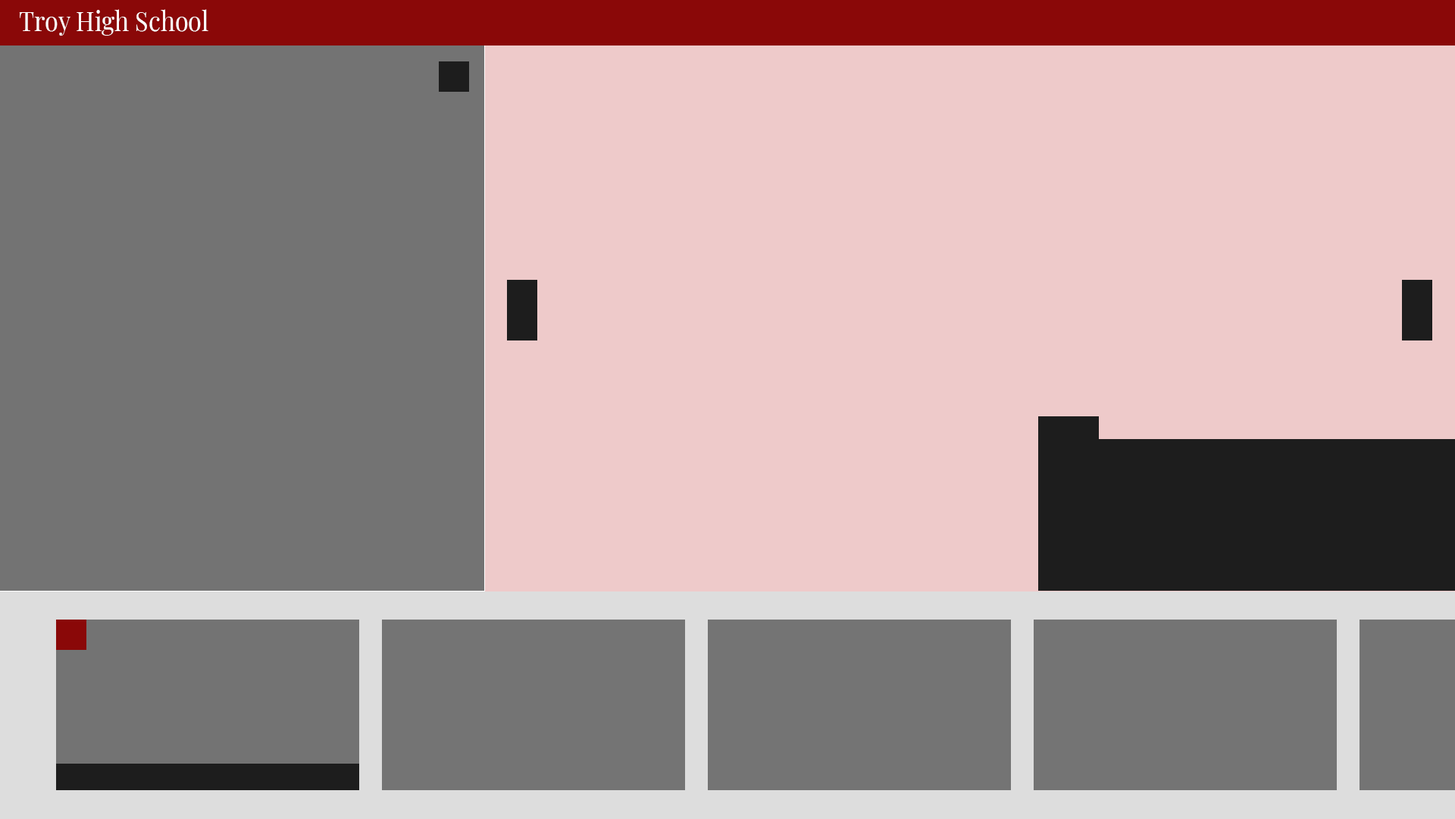
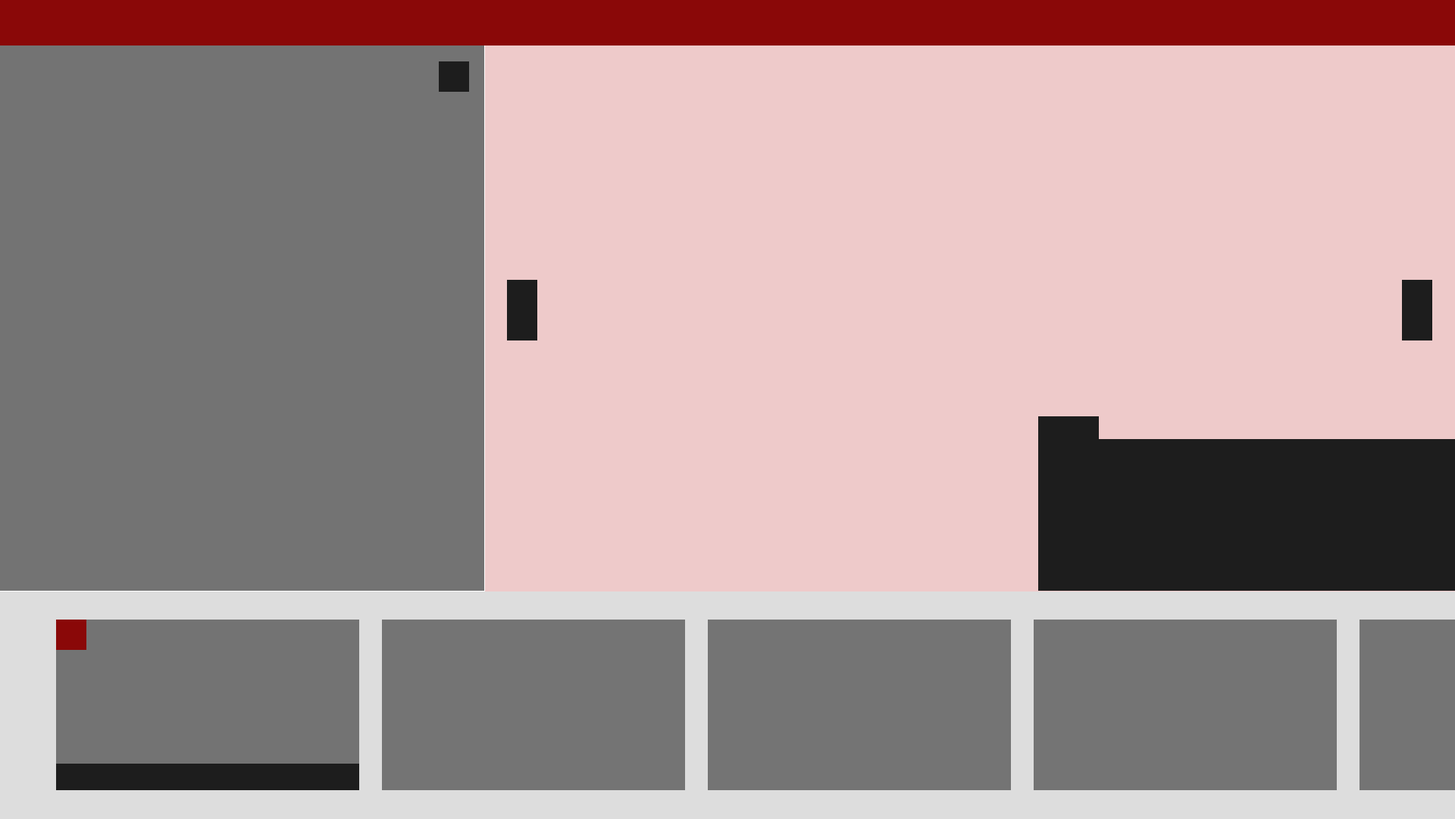
Comparing the layer stacks of the two 1455x819 images. Changes:
painted on "Troy High School" over bbox(18, 9, 209, 36)
